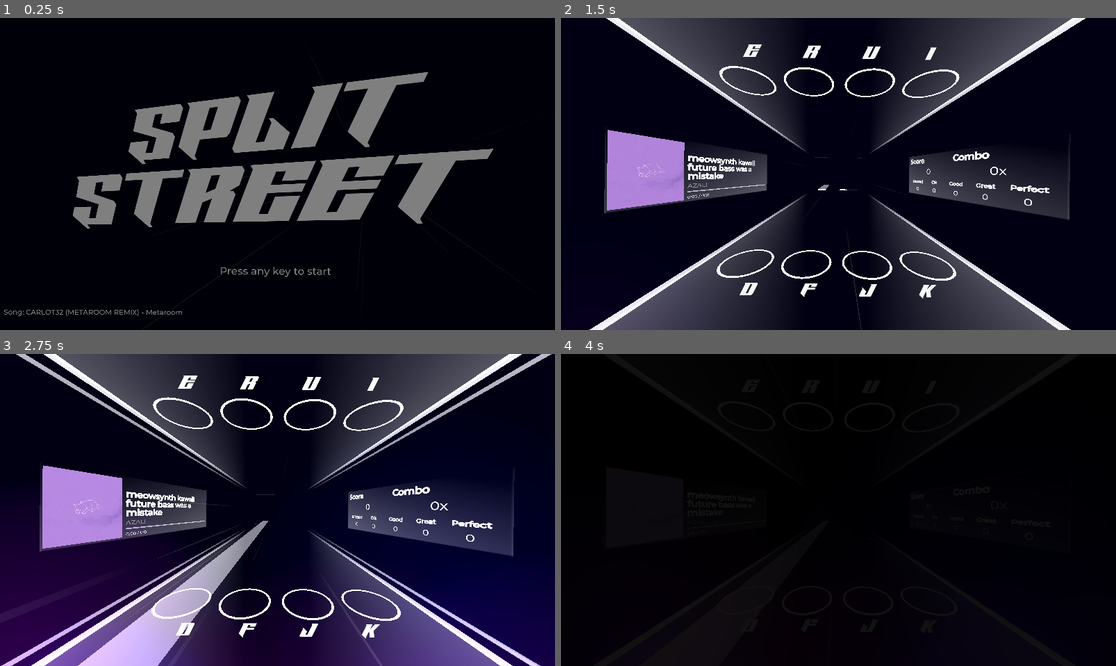
Above: before the commit, frames 1-4 (two rows, left to right).
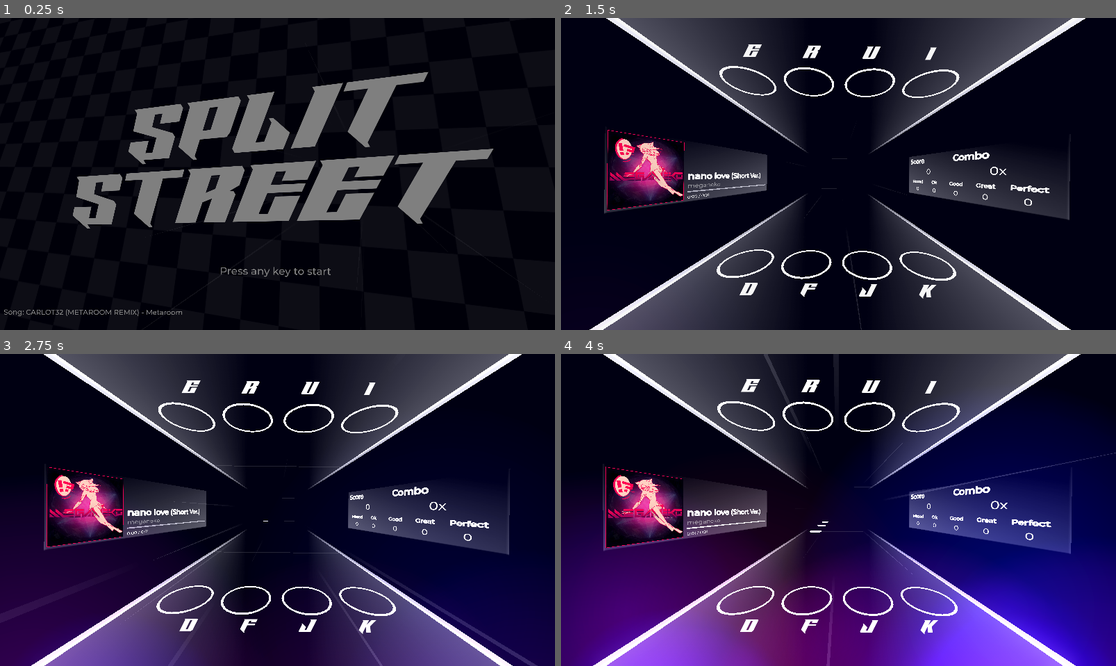
Above: after the commit, the same moments.

Repository: finnstar17/SPLIT-STREET
Game: Godot game, scene res://scenes/home.tscn
Same seed, same stepped clock (60 frames per second), same inputs: the game is played once before the commit and once after it. Sound files missing from this copy of the repository are replaced by a short silence.
Inputs:
- Up to frame 1 (0.25 s): no input
- Up to frame 2 (1.5 s): tap Enter at 0.5 s; tap D (D_Input) at 0.6 s; tap E (E_Input) at 1.35 s
- Up to frame 3 (2.75 s): tap F (F_Input) at 2.1 s
- Up to frame 4 (4 s): tap I (I_Input) at 2.85 s; tap J (J_Input) at 3.6 s

The runs differ from the first frame. In frame 2, 3.5% of the frame differs, in the area x 8-55%, y 35-62%; in frame 3, 12%; in frame 4, 80%, in the area x 0-100%, y 0-100%.

Commit message:
Chart 1/4 of song "meowsynth future bass was a mistake"

Diff:
--- a/music_related/charts/meowsynth kawaii future bass was a mistake.json
+++ b/music_related/charts/meowsynth kawaii future bass was a mistake.json
@@ -28,6 +28,98 @@
 				{"pos": 0.0, "line": 2.0, "plane": 1.0, "length": 7.0},
 				{"pos": 0.0, "line": 3.0, "plane": 1.0, "length": 7.0}
 			]
+		},
+		"5": {
+			"notes": [
+				{"pos": 0.0, "line": 1.0, "plane": 1.0},
+				{"pos": 1.0, "line": 2.0, "plane": 1.0},
+				{"pos": 2.0, "line": 3.0, "plane": 1.0},
+				{"pos": 3.0, "line": 4.0, "plane": 1.0},
+				{"pos": 4.0, "line": 1.0, "plane": 2.0},
+				{"pos": 5.0, "line": 2.0, "plane": 1.0},
+				{"pos": 6.0, "line": 3.0, "plane": 1.0},
+				{"pos": 7.0, "line": 4.0, "plane": 1.0}
+			]
+		},
+		"6": {
+			"notes": [
+				{"pos": 0.0, "line": 4.0, "plane": 2.0},
+				{"pos": 1.0, "line": 1.0, "plane": 1.0},
+				{"pos": 2.0, "line": 2.0, "plane": 1.0},
+				{"pos": 3.0, "line": 3.0, "plane": 1.0},
+				{"pos": 4.0, "line": 3.0, "plane": 2.0},
+				{"pos": 5.0, "line": 4.0, "plane": 1.0},
+				{"pos": 6.0, "line": 1.0, "plane": 1.0},
+				{"pos": 7.0, "line": 2.0, "plane": 1.0}
+			]
+		},
+		"7": {
+			"notes": [
+				{"pos": 0.0, "line": 1.0, "plane": 2.0},
+				{"pos": 1.0, "line": 4.0, "plane": 1.0},
+				{"pos": 2.0, "line": 3.0, "plane": 1.0},
+				{"pos": 3.0, "line": 2.0, "plane": 1.0},
+				{"pos": 4.0, "line": 4.0, "plane": 2.0},
+				{"pos": 5.0, "line": 1.0, "plane": 1.0},
+				{"pos": 6.0, "line": 2.0, "plane": 1.0},
+				{"pos": 7.0, "line": 3.0, "plane": 1.0}
+			]
+		},
+		"8": {
+			"notes": [
+				{"pos": 0.0, "line": 4.0, "plane": 1.0},
+				{"pos": 1.0, "line": 3.0, "plane": 1.0},
+				{"pos": 2.0, "line": 2.0, "plane": 1.0},
+				{"pos": 3.0, "line": 1.0, "plane": 1.0},
+				{"pos": 4.0, "line": 1.0, "plane": 2.0},
+				{"pos": 5.0, "line": 2.0, "plane": 1.0},
+				{"pos": 6.0, "line": 3.0, "plane": 1.0},
+				{"pos": 7.0, "line": 4.0, "plane": 1.0}
+			]
+		},
+		"9": {
+			"notes": [
+				{"pos": 0.0, "line": 4.0, "plane": 2.0},
+				{"pos": 1.0, "line": 3.0, "plane": 1.0},
+				{"pos": 2.0, "line": 1.0, "plane": 1.0},
+				{"pos": 3.0, "line": 2.0, "plane": 1.0},
+				{"pos": 4.0, "line": 3.0, "plane": 2.0},
+				{"pos": 5.0, "line": 4.0, "plane": 1.0},
+				{"pos": 6.0, "line": 2.0, "plane": 1.0},
+				{"pos": 7.0, "line": 1.0, "plane": 1.0}
+			]
+		},
+		"10": {
+			"notes": [
+				{"pos": 0.0, "line": 1.0, "plane": 2.0},
+				{"pos": 1.0, "line": 2.0, "plane": 1.0},
+				{"pos": 2.0, "line": 3.0, "plane": 1.0},
+				{"pos": 3.0, "line": 4.0, "plane": 1.0},
+				{"pos": 4.0, "line": 4.0, "plane": 2.0},
+				{"pos": 5.0, "line": 3.0, "plane": 1.0},
+				{"pos": 6.0, "line": 2.0, "plane": 2.0},
+				{"pos": 7.0, "line": 1.0, "plane": 2.0}
+			]
+		},
+		"11": {
+			"notes": [
+				{"pos": 0.0, "line": 1.0, "plane": 1.0},
+				{"pos": 0.0, "line": 2.0, "plane": 1.0},
+				{"pos": 1.0, "line": 3.0, "plane": 1.0},
+				{"pos": 2.0, "line": 4.0, "plane": 1.0},
+				{"pos": 3.0, "line": 1.0, "plane": 2.0},
+				{"pos": 3.0, "line": 2.0, "plane": 2.0},
+				{"pos": 4.0, "line": 3.0, "plane": 1.0},
+				{"pos": 5.0, "line": 4.0, "plane": 1.0},
+				{"pos": 6.0, "line": 1.0, "plane": 1.0, "length": 2.0}
+			]
+		},
+		"12": {
+			"notes": [
+				{"pos": 1.0, "line": 2.0, "plane": 1.0, "length": 2.0},
+				{"pos": 4.0, "line": 3.0, "plane": 1.0, "length": 3.0},
+				{"pos": 4.0, "line": 4.0, "plane": 1.0, "length": 3.0}
+			]
 		}
 	}
 }
--- a/scenes/main_menu.tscn
+++ b/scenes/main_menu.tscn
@@ -4,6 +4,8 @@
 [ext_resource type="AudioStream" uid="uid://jfonkvr0f2a6" path="res://music_related/CARLOT32 (METAROOM REMIX).mp3" id="2_ekxnf"]
 [ext_resource type="FontFile" uid="uid://fiiah040nfgh" path="res://fonts/Montserrat-Medium.ttf" id="3_bqqt6"]
 [ext_resource type="Script" uid="uid://bu1i3tjsc1w6w" path="res://scripts/very_complex_scripts/any_key_label.gd" id="4_wu84c"]
+[ext_resource type="Texture2D" uid="uid://dmk58s3xyxllv" path="res://images/checker.png" id="5_8ln24"]
+[ext_resource type="Script" uid="uid://8xghoa4c0720" path="res://scripts/checker offset.gd" id="6_rtw2f"]
 
 [sub_resource type="CylinderMesh" id="CylinderMesh_vue75"]
 flip_faces = true
@@ -98,6 +100,15 @@
 radial_segments = 4
 rings = 0
 
+[sub_resource type="PlaneMesh" id="PlaneMesh_rtw2f"]
+
+[sub_resource type="StandardMaterial3D" id="StandardMaterial3D_oa1go"]
+blend_mode = 1
+shading_mode = 0
+albedo_color = Color(0.1, 0.1, 0.1, 1)
+albedo_texture = ExtResource("5_8ln24")
+uv1_scale = Vector3(6, 6, 6)
+
 [node name="MainMenu" type="Node3D" unique_id=357816684]
 
 [node name="Skybox" type="Node3D" parent="." unique_id=1695620956]
@@ -157,3 +168,9 @@
 font = ExtResource("3_bqqt6")
 font_size = 40
 outline_size = 0
+
+[node name="MeshInstance3D" type="MeshInstance3D" parent="." unique_id=543412650]
+transform = Transform3D(11.817693, -2.0521207, -0.36184436, 0, 2.0837786, -11.817693, 2.0837781, 11.638155, 2.0521212, 0, 0, -2)
+mesh = SubResource("PlaneMesh_rtw2f")
+surface_material_override/0 = SubResource("StandardMaterial3D_oa1go")
+script = ExtResource("6_rtw2f")
--- /dev/null
+++ b/scripts/checker offset.gd
@@ -0,0 +1,8 @@
+extends MeshInstance3D
+
+var mat : StandardMaterial3D = get_active_material(0)
+var speed = 0.1
+
+func _process(delta : float):
+	mat.uv1_offset.x -= speed * delta
+	mat.uv1_offset.y += speed * delta
--- a/scripts/very_complex_scripts/notes/bounce_note_scene.gd
+++ b/scripts/very_complex_scripts/notes/bounce_note_scene.gd
@@ -30,8 +30,8 @@
 
 func _process(delta: float) -> void:
 	if moving_down:
-		var speed = MainLoader.current_speed / 1.5
-		position += Vector3(0, 4.8 * (delta / speed) * -direction, 0)
+		var speed = MainLoader.current_speed / 1.5 # i dunno what's up with the code but dividing it makes it faster for some reason
+		position += Vector3(0, 4.8 * (delta / speed) * -direction, 0) # negative direction because it's moving back down to the position it just came from eek
 
 	collect()
 
--- a/scripts/workspace.gd
+++ b/scripts/workspace.gd
@@ -32,7 +32,7 @@
 var cover
 
 func _ready() -> void:
-	var song = charts.path_join("meowsynth kawaii future bass was a mistake.json")
+	var song = charts.path_join("nano love.json")
 	load_song(song)
 
 func _process(delta: float) -> void:
Binary file added: images/checker.png
Not shown, added: images/checker.png.import
Not shown, added: scripts/checker offset.gd.uid
